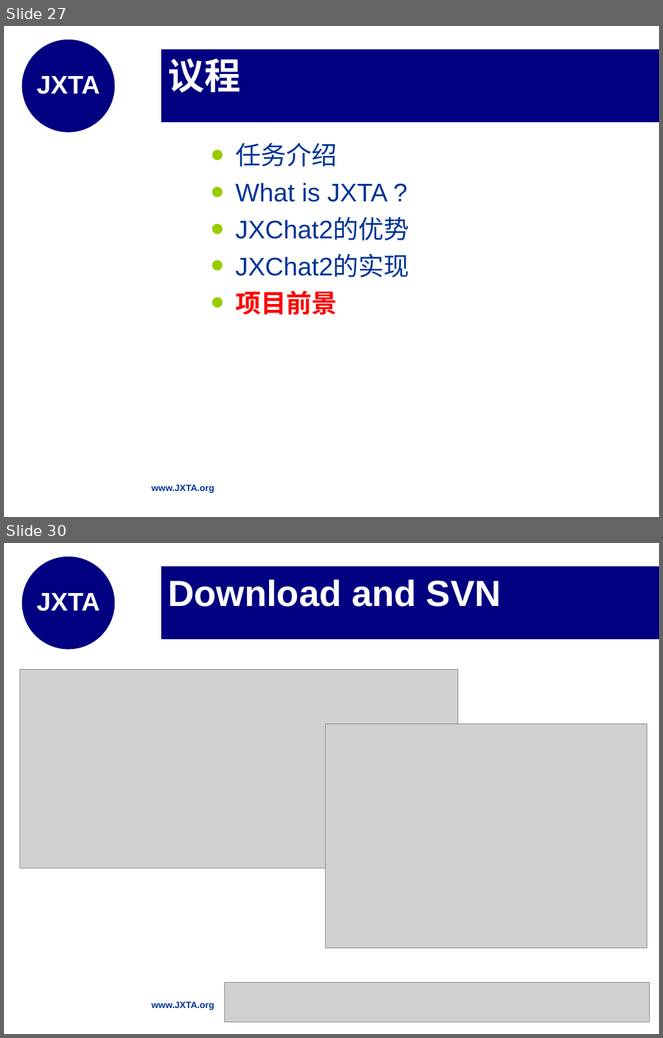
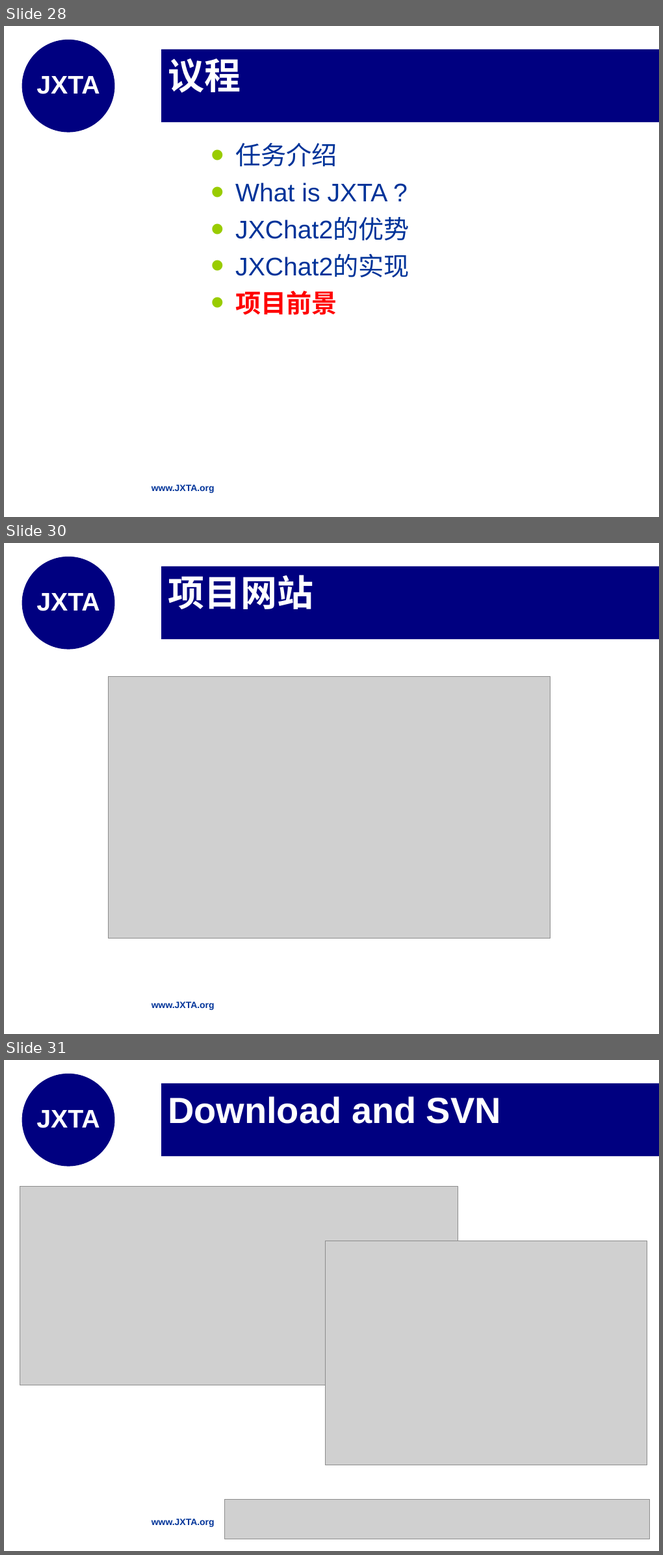
Before and after one commit to shanboli/finalprojectdocbackup, a slide deck: 1.0/李善博毕设答辩.ppt. Shown one above the other, each under a label of ours: slides 27 and 30 before the commit, slides 28, 30 and 31 after it; the slides between them are not shown. The pictures are 663x1038 and 663x1555 pixels, drawn with LibreOffice and Linux fonts; fonts in the diff are those of the drawing; grey boxes stand for pictures; background and template pictures are left out. Boxes give left, top, right and bottom in pixels: in the first picture for what was removed or moved away, otherwise in the second. Text is boxed around its words. In the diff, an @@ line names an element or a change of style, - is before the commit and + after.

```diff
--- a/1.0/李善博毕设答辩.ppt
+++ b/1.0/李善博毕设答辩.ppt
@@ slide 30 added at (4,543,659,1034), background #FFFFFF; not listed: 3 template elements that a slide beside it also shows @@
@@ title added at (161,566,659,639), fill #000080, 40 pt, text #FFFFFF, bold @@
+项目网站
@@ picture added at (108,677,550,939) @@
@@ what was slide 27 is now slide 28 @@
@@ what was slide 30 is now slide 31 @@
```
Also in this commit, not shown: 1 slide changed, 1 other slide added, 1 slide removed.
